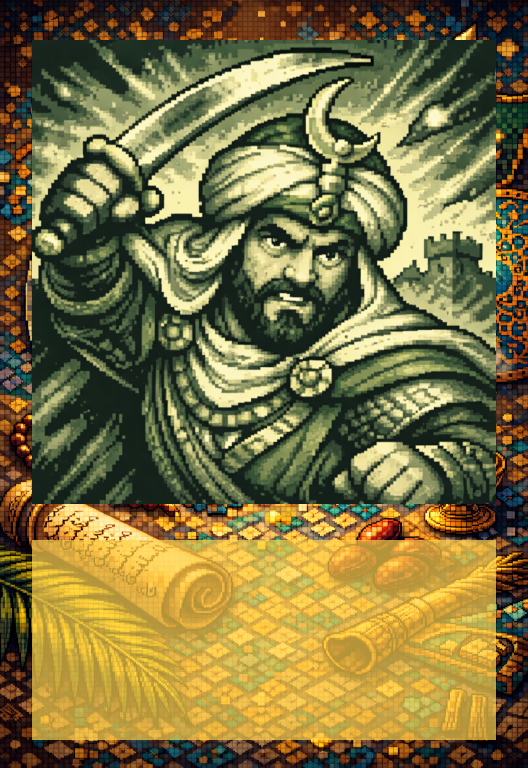
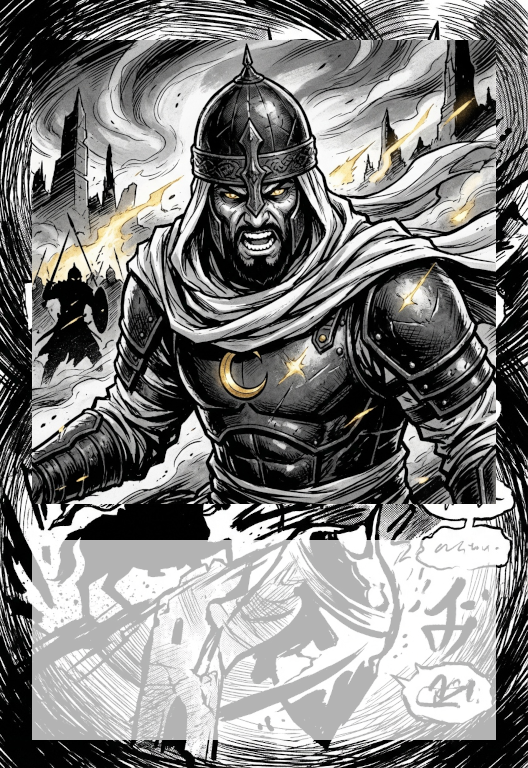
Layered file, before and after one edit (528 x 768). Changes by layer:
renamed "kópia df" to "Vrstva #1", hid it, moved it above "openart-image_4TJftmu4_1768586614692_raw.jpg", painted on it over [32, 40, 496, 740]
added layer "openart-image_4TJftmu4_1768586614692_raw.jpg" above "Vrstva" over [32, 40, 496, 504]
renamed "kópia Pozadie #1" to "Vrstva", showed it, opacity 73% → 70%, painted on it over [32, 40, 496, 740]
renamed "ChatGPT Image 21. 12. 2025, 20_41_52.png" to "openart-image_XDBbNHmw_1768584020689_raw.jpg", moved it above "openart-image_ZSkfa3p2_1768583947072_raw.jpg", painted on it over [0, 0, 528, 768]
renamed "ChatGPT Image 21. 12. 2025, 20_42_51.png" to "openart-image_ZSkfa3p2_1768583947072_raw.jpg", painted on it over [0, 0, 528, 768]
added layer "Pozadie" over [0, 0, 528, 768]
